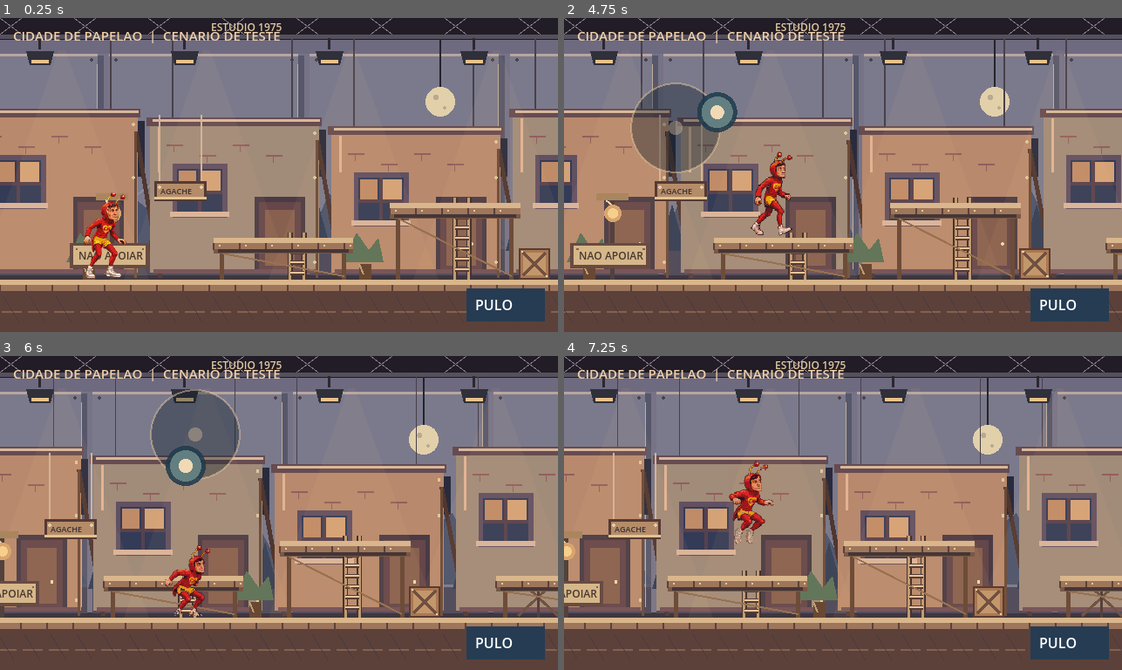
Above: before the commit, frames 1-4 (two rows, left to right).
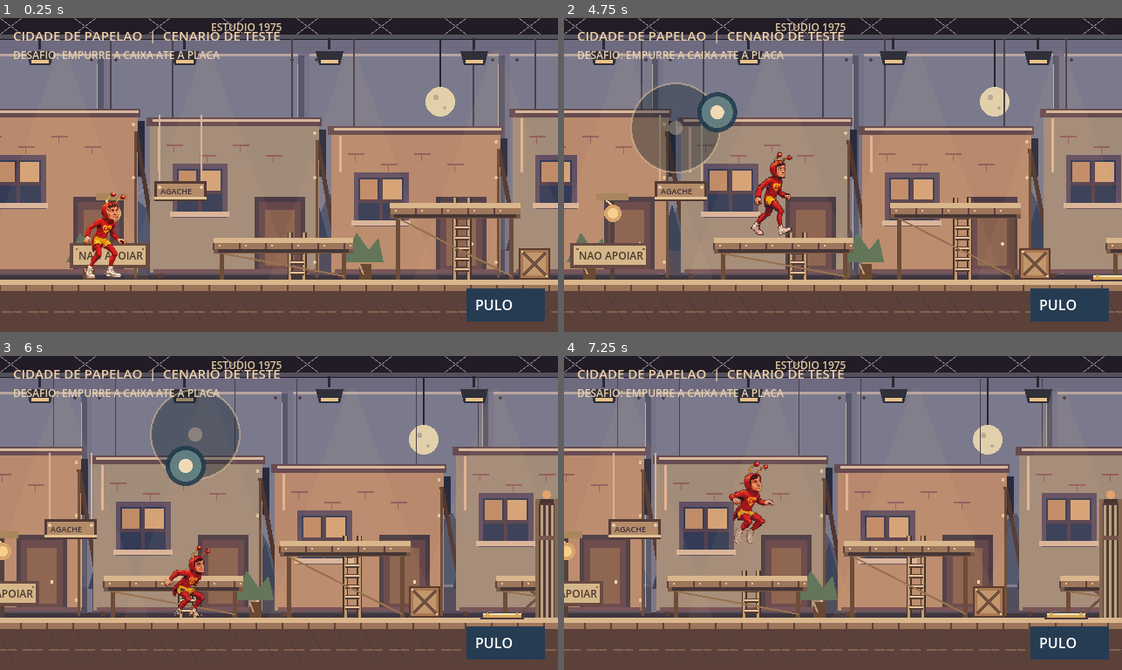
Above: after the commit, the same moments.

Repository: integro-app/chapolin-adventures
Game: Godot game, scene res://scenes/main.tscn
Same seed, same stepped clock (60 frames per second), same inputs: the game is played once before the commit and once after it.
Inputs (mouse positions are in pixels of both pictures, inside the frame that each line leads up to):
- Up to frame 1 (0.25 s): no input
- Up to frame 2 (4.75 s): tap Enter (ui_accept) at 0.5, 0.77, 3.77 s; move the mouse to (965, 159) at 0.52 s; hold Right (ui_right) 0.53-1.25 s; click (965, 159) at 0.67 s; drag from (731, 190) to (815, 237) at 1.27 s; move the mouse to (898, 105) at 2.02 s; hold Right (ui_right) 2.03-2.75 s; drag from (815, 237) to (675, 127) at 2.77 s; move the mouse to (1010, 222) at 3.52 s; hold Left (ui_left) 3.53-4.25 s; drag from (675, 127) to (759, 96) at 4.27 s
- Up to frame 3 (6 s): move the mouse to (306, 513) at 5.02 s; hold Down (ui_down) 5.03-5.75 s; click (306, 513) at 5.17 s; drag from (195, 434) to (167, 528) at 5.77 s
- Up to frame 4 (7.25 s): move the mouse to (965, 497) at 6.52 s; hold Up (ui_up) from 6.53 s (still down); tap Enter (ui_accept) at 6.77 s

The runs differ from the first frame. In frame 1, 0.4% of the frame differs, in the area x 2-40%, y 10-14%; in frame 2, 0.5%; in frame 3, 1.8%, in the area x 2-100%, y 10-84%; in frame 4, 1.8%.

Commit message:
Implementa caixas empurraveis, placa de pressao e grade para primeiro desafio jogavel

Diff:
--- a/scripts/main.gd
+++ b/scripts/main.gd
@@ -67,6 +67,9 @@
 var ground_segments: Array[Rect2] = []
 var raised_platforms: Array[Rect2] = []
 var crates: Array[Rect2] = []
+var pressure_plates: Array[Rect2] = []
+var puzzle_gates: Array[Rect2] = []
+var puzzle_gate_open := false
 var low_beams: Array[Rect2] = []
 var ladders: Array[Rect2] = []
 var ropes: Array[Vector3] = []
@@ -81,6 +84,8 @@
 	ground_segments = Stage.ground()
 	raised_platforms = Stage.platforms()
 	crates = Stage.crates()
+	pressure_plates = Stage.pressure_plates()
+	puzzle_gates = Stage.puzzle_gates()
 	low_beams = Stage.low_beams()
 	ladders = Stage.ladders()
 	ropes = Stage.ropes()
@@ -378,18 +383,63 @@
 				return true
 	return false
 
+func _is_plate_pressed() -> bool:
+	# A caixa precisa apoiar uma porcao significativa sobre a placa.
+	for plate in pressure_plates:
+		for block in crates:
+			var horizontal_overlap: float = maxf(0.0, minf(block.end.x, plate.end.x) - maxf(block.position.x, plate.position.x))
+			if horizontal_overlap >= block.size.x * 0.40 and absf(block.end.y - plate.end.y) < 3.0:
+				return true
+	return false
+
+func _try_push_crate(crate_index: int, delta_x: float) -> bool:
+	# Empurra com o joystick, somente em terra firme e sem mover outra caixa.
+	if not grounded or absf(delta_x) < 0.0001:
+		return false
+	var block: Rect2 = crates[crate_index]
+	var next_block: Rect2 = Rect2(block.position + Vector2(delta_x, 0.0), block.size)
+	if next_block.position.x < 0.0 or next_block.end.x > Stage.WORLD_WIDTH:
+		return false
+	# Nao deixa a caixa flutuar nem cair em um vao irreversivel.
+	var supported := false
+	for ground_surface in ground_segments:
+		if absf(block.end.y - ground_surface.position.y) <= 2.0:
+			if next_block.position.x >= ground_surface.position.x and next_block.end.x <= ground_surface.end.x:
+				supported = true
+				break
+	if not supported:
+		return false
+	for i in range(crates.size()):
+		if i != crate_index and next_block.intersects(crates[i]):
+			return false
+	if not puzzle_gate_open:
+		for gate in puzzle_gates:
+			if next_block.intersects(gate):
+				return false
+	crates[crate_index] = next_block
+	if _is_plate_pressed():
+		# Primeiro desafio: a grade permanece aberta depois da ativacao.
+		puzzle_gate_open = true
+	return true
+
 func _move_x_with_crates(distance: float) -> float:
-	var next_x := clampf(hero_pos.x + distance, HERO_HALF_WIDTH, Stage.WORLD_WIDTH - HERO_HALF_WIDTH)
-	for block in crates:
-		# Caixas são sólidas nas laterais e podem ser usadas como plataformas.
+	var next_x: float = clampf(hero_pos.x + distance, HERO_HALF_WIDTH, Stage.WORLD_WIDTH - HERO_HALF_WIDTH)
+	for i in range(crates.size()):
+		var block: Rect2 = crates[i]
+		# Continua permitindo subir e aterrissar no topo das caixas.
 		if hero_pos.y <= block.position.y + 4.0 or hero_pos.y - 75.0 >= block.end.y:
 			continue
-		if distance > 0.0 and hero_pos.x + HERO_HALF_WIDTH <= block.position.x and next_x + HERO_HALF_WIDTH > block.position.x:
-			next_x = block.position.x - HERO_HALF_WIDTH
-		elif distance < 0.0 and hero_pos.x - HERO_HALF_WIDTH >= block.end.x and next_x - HERO_HALF_WIDTH < block.end.x:
-			next_x = block.end.x + HERO_HALF_WIDTH
-	# Overhead barriers stop upright movement, but a crouched hero passes below.
-	var head_y := hero_pos.y - (CROUCH_HEIGHT if is_crouching else STAND_HEIGHT)
+		if distance > 0.0 and hero_pos.x + HERO_HALF_WIDTH <= block.position.x + 0.001 and next_x + HERO_HALF_WIDTH > block.position.x:
+			var push_right: float = next_x + HERO_HALF_WIDTH - block.position.x
+			if not _try_push_crate(i, push_right):
+				next_x = block.position.x - HERO_HALF_WIDTH
+		elif distance < 0.0 and hero_pos.x - HERO_HALF_WIDTH >= block.end.x - 0.001 and next_x - HERO_HALF_WIDTH < block.end.x:
+			var push_left: float = next_x - HERO_HALF_WIDTH - block.end.x
+			if not _try_push_crate(i, push_left):
+				next_x = block.end.x + HERO_HALF_WIDTH
+
+	# Barreiras baixas seguem respeitando a altura do agachamento.
+	var head_y: float = hero_pos.y - (CROUCH_HEIGHT if is_crouching else STAND_HEIGHT)
 	for beam in low_beams:
 		if head_y >= beam.end.y or hero_pos.y <= beam.position.y:
 			continue
@@ -397,6 +447,16 @@
 			next_x = beam.position.x - HERO_HALF_WIDTH
 		elif distance < 0.0 and hero_pos.x - HERO_HALF_WIDTH >= beam.end.x and next_x - HERO_HALF_WIDTH < beam.end.x:
 			next_x = beam.end.x + HERO_HALF_WIDTH
+
+	# A grade e solida ate a caixa ativar a placa de pressao.
+	if not puzzle_gate_open:
+		for gate in puzzle_gates:
+			if head_y >= gate.end.y or hero_pos.y <= gate.position.y:
+				continue
+			if distance > 0.0 and hero_pos.x + HERO_HALF_WIDTH <= gate.position.x and next_x + HERO_HALF_WIDTH > gate.position.x:
+				next_x = gate.position.x - HERO_HALF_WIDTH
+			elif distance < 0.0 and hero_pos.x - HERO_HALF_WIDTH >= gate.end.x and next_x - HERO_HALF_WIDTH < gate.end.x:
+				next_x = gate.end.x + HERO_HALF_WIDTH
 	return next_x
 
 func _respawn() -> void:
@@ -448,6 +508,10 @@
 		_draw_stone(surface, true)
 	for surface in raised_platforms:
 		_draw_stone(surface, false)
+	for plate in pressure_plates:
+		_draw_pressure_plate(plate)
+	for gate in puzzle_gates:
+		_draw_puzzle_gate(gate)
 	for block in crates:
 		_draw_crate(block)
 	for beam in low_beams:
@@ -627,6 +691,29 @@
 	if not is_floor:
 		draw_rect(Rect2(surface.position.x + 5.0, surface.end.y - 5.0, surface.size.x - 10.0, 4.0), Color("#453636"))
 
+func _draw_pressure_plate(plate: Rect2) -> void:
+	var pressed := _is_plate_pressed()
+	var plate_color := Color("#79bc83") if pressed else Color("#d8a75a")
+	draw_rect(Rect2(plate.position.x - 3.0, plate.position.y + 1.0, plate.size.x + 6.0, 5.0), Color("#4b3940"))
+	draw_rect(plate, plate_color)
+	draw_line(Vector2(plate.position.x, plate.position.y), Vector2(plate.end.x, plate.position.y), Color("#f9e5b7"), 2.0)
+	draw_circle(Vector2(plate.position.x + 5.0, plate.position.y), 2.0, plate_color)
+	draw_circle(Vector2(plate.end.x - 5.0, plate.position.y), 2.0, plate_color)
+
+func _draw_puzzle_gate(gate: Rect2) -> void:
+	# Grade de bastidor: o arco fica visivel quando o mecanismo e liberado.
+	draw_rect(Rect2(gate.position.x - 4.0, gate.position.y - 5.0, gate.size.x + 8.0, 8.0), Color("#4c3433"))
+	draw_rect(Rect2(gate.position.x - 4.0, gate.position.y - 5.0, 5.0, gate.size.y + 5.0), Color("#856650"))
+	draw_rect(Rect2(gate.end.x - 1.0, gate.position.y - 5.0, 5.0, gate.size.y + 5.0), Color("#856650"))
+	if not puzzle_gate_open:
+		draw_rect(Rect2(gate.position.x, gate.position.y, gate.size.x, gate.size.y), Color("#513a39"))
+		for i in range(3):
+			var bar_x := gate.position.x + 3.0 + float(i) * 6.0
+			draw_line(Vector2(bar_x, gate.position.y + 2.0), Vector2(bar_x, gate.end.y), Color("#baa27e"), 3.0)
+		draw_line(Vector2(gate.position.x, gate.position.y + 40.0), Vector2(gate.end.x, gate.position.y + 40.0), Color("#76564c"), 5.0)
+	var light := Color("#7fca8b") if puzzle_gate_open else Color("#e2a26d")
+	draw_circle(Vector2(gate.position.x + gate.size.x / 2.0, gate.position.y - 10.0), 5.0, light)
+
 func _draw_crate(block: Rect2) -> void:
 	# Caixa cenografica com travessas, pregos e etiqueta de inventario.
 	draw_rect(block, Color("#5a3b31"))
@@ -754,6 +841,8 @@
 	draw_rect(Rect2(535.0, 310.0, 90.0, 38.0), Color("#263c53"))
 	draw_string(ThemeDB.fallback_font, Vector2(545.0, 335.0), "PULO", HORIZONTAL_ALIGNMENT_LEFT, -1, 16, Color.WHITE)
 	draw_string(ThemeDB.fallback_font, Vector2(15.0, 26.0), "CIDADE DE PAPELAO  |  CENARIO DE TESTE", HORIZONTAL_ALIGNMENT_LEFT, -1, 15, Color("#f0cfaa"))
+	var puzzle_text := "GRADE ABERTA!" if puzzle_gate_open else "DESAFIO: EMPURRE A CAIXA ATE A PLACA"
+	draw_string(ThemeDB.fallback_font, Vector2(15.0, 47.0), puzzle_text, HORIZONTAL_ALIGNMENT_LEFT, -1, 12, Color("#e9d1ac"))
 
 func _input(event: InputEvent) -> void:
 	# Android editor can deliver touch events or mouse events emulated from touch.
